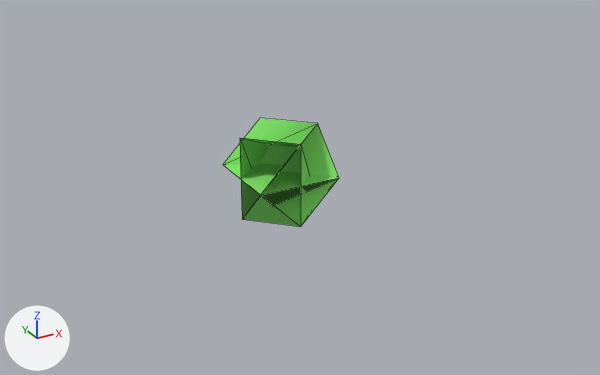
A saved change to the Blender file datas/meshes/chunck-parts-lod-2.blend.
Rendered twice from a 50 mm camera at (-4.09, -7.92, 3.7) aimed at (0.17, -0.18, -0.17). The axes (+X, +Y, +Z) are drawn at lower left. The lights are the same throughout. Mesh edges are drawn as thin lines.

The first picture shows '10000000', '10000100', '10101000', '10110010', '11000000', '11100000', '11110000'.
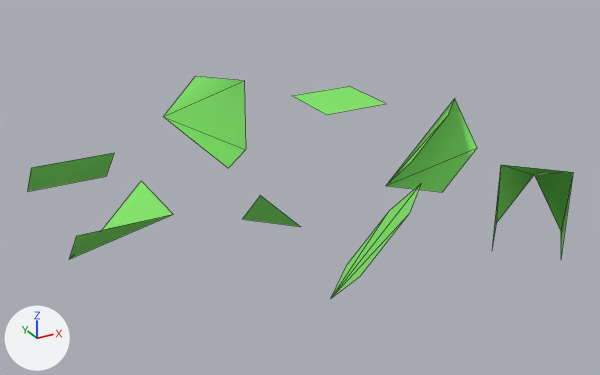
What differs and where, as boxes [x1, y1, x2, y2] in the pictures (600 x 375 px):
'10110010', moved: before [223, 118, 318, 220]; after [164, 76, 246, 168]
'10000100', moved: before [274, 124, 339, 227]; after [386, 99, 477, 192]
'10101000', moved: before [240, 138, 309, 223]; after [492, 165, 573, 253]
'11110000', moved: before [224, 164, 337, 195]; after [293, 86, 385, 115]
'11100000', moved: before [261, 182, 328, 205]; after [69, 181, 173, 259]
'11000000', moved: before [262, 178, 338, 199]; after [27, 153, 114, 192]
'11100100', moved: before [263, 132, 311, 192]; after [331, 184, 421, 298]

Edits to the bpy script that builds the scene:
```text
Change ob_11110000:
    ob_11110000.location: (0.0, 0.0, 0.0) -> (2.0, 2.0, 0.0)
Change ob_11000000:
    ob_11000000.location: (0.0, 0.0, 0.0) -> (-2.0, 2.0, 0.0)
Change ob_10110010:
    ob_10110010.location: (0.0, 0.0, 0.0) -> (0.0, 2.0, 0.0)
Change ob_11100100:
    ob_11100100.location: (0.0, 0.0, 0.0) -> (0.0, -2.0, 0.0)
Change ob_10101000:
    ob_10101000.location: (0.0, 0.0, 0.0) -> (2.0, -2.0, 0.0)
Change ob_10000100:
    ob_10000100.location: (0.0, 0.0, 0.0) -> (2.0, 0.0, 0.0)
Change ob_11100000:
    ob_11100000.location: (0.0, 0.0, 0.0) -> (-2.0, 0.0, 0.0)
```
